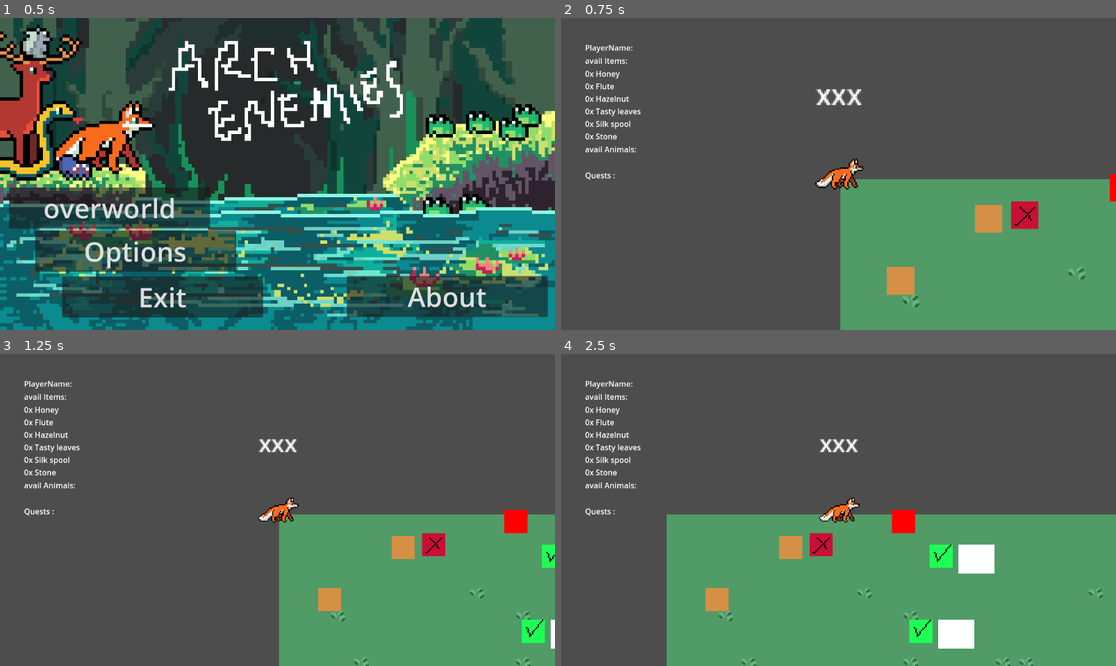
Above: before the commit, frames 1-4 (two rows, left to right).
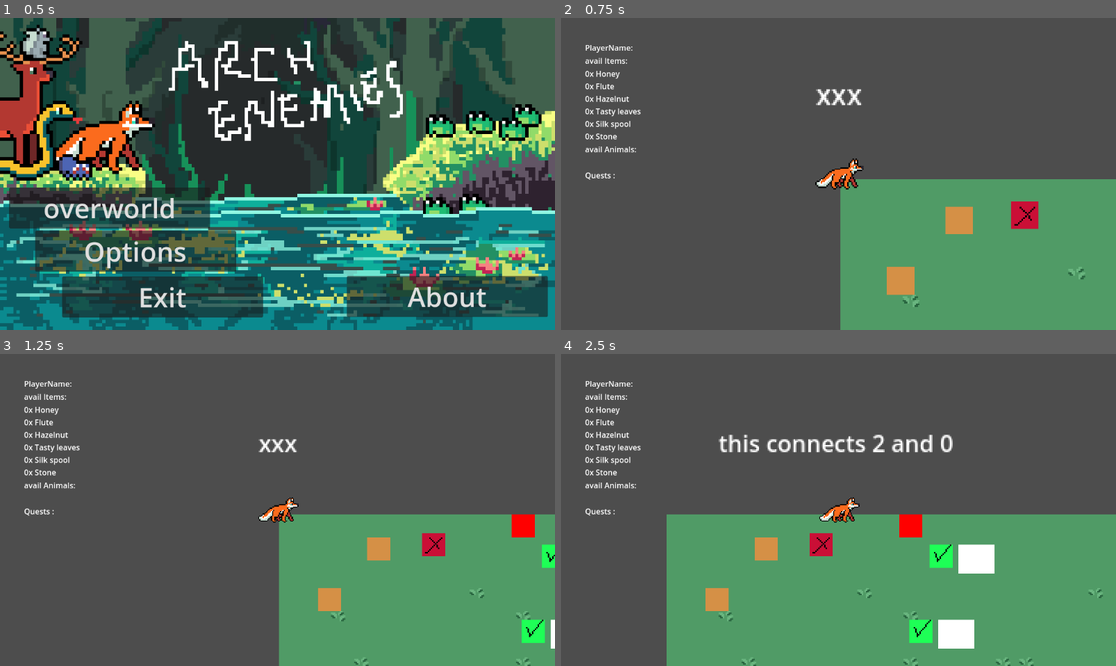
Above: after the commit, the same moments.

Repository: mango-gremlin/arch-enemies
Game: Godot game, scene res://overworld/ui/main_menu/main_menu.tscn
Two runs of this game, one before a commit and one after it. Both use one fixed random seed, a clock stepped at 60 frames per second and the inputs below.
Inputs (mouse positions are in pixels of both pictures, inside the frame that each line leads up to):
- Up to frame 1 (0.5 s): no input
- Up to frame 2 (0.75 s): click "overworld" at 0.5 s
- Up to frame 3 (1.25 s): no input
- Up to frame 4 (2.5 s): tap Enter at 1.25 s; move the mouse to (960, 494) at 1.27 s; hold D (move_right) from 1.28 s (still down); tap E (interact_overworld) at 1.35, 2.3 s; tap Space (jump) at 1.52, 2.27 s; move the mouse to (727, 525) at 2.02 s; click (727, 525) at 2.1 s

Frame 1 is identical in both runs. In frame 2, 1.0% of the frame differs, in the area x 69-100%, y 49-70%; in frame 3, 0.9%; in frame 4, 2.0%, in the area x 28-71%, y 25-67%.
Error before the commit: Trying to assign value of type 'Object' to a variable of type 'Dictionary'. (res://overworld/entities/Player/Player.gd:103)

Commit message:
refactor npc interaction, add passability, visualization of bridges

Diff:
--- a/Arch-enemies/overworld/entities/Player/Player.gd
+++ b/Arch-enemies/overworld/entities/Player/Player.gd
@@ -9,7 +9,7 @@
 # -- / default values for visualization
 
 @export var SPEED = 100
-@export var zoomlevel:Vector2 = Vector2(1,1)
+@onready var zoomlevel:Vector2 = SingletonPlayer.get_player_zoom()
 @onready var anim:AnimatedSprite2D = $AnimatedSprite2D
 
 # --- /
@@ -17,7 +17,7 @@
 
 # Array to hold the players useable items
 # FIXME --> singleton conversion!
-@onready var inventory:Dictionary = Item.init_items()
+#@onready var inventory:Dictionary = Item.init_items()
 
 # collects all interactions that we currently have
 # Queue-like structure
@@ -35,7 +35,6 @@
 	player_movement(delta)
 	# checking for interaction in world
 	check_input()
-
 
 func player_movement(delta):
 	# disallow movement when in dialogue
@@ -83,53 +82,53 @@
 
 		# query result from obtained interation
 		var obtained_interaction: Interactable.InteractionValue = active_interaction.interact_with_area()
+		var interaction_data:Dictionary = obtained_interaction.valueDictionary
 		match obtained_interaction.type:
 			Interactable.InteractionType.BRIDGE:
+				# upon interaction with a bridge:
+				# check the following:
+				# solved already?
+				#	true  -> dont do anything
+				# 	false -> display information and allow to play game too
 				print("entering bridge game")
+				# FIXME debugging until interaction works accordingly
+				print("value from interaction")
+				print(interaction_data["text"])
+				print(interaction_data["issolved"])
+				if interaction_data["issolved"]:
+					set_interactionLabel("Was solved already")
+				else:
+					set_interactionLabel(interaction_data["text"])
+
+				var bridge_edge:SingletonPlayer.BridgeEdge = interaction_data["bridge_edge"]
+				# FIXME map BridgeEdge data to given level accordingly
+				#enter_bridge_scene(bridge_id)
 			Interactable.InteractionType.ITEM:
 				print("obtained item")
+				set_interactionLabel(interaction_data["text"])
+				SingletonPlayer.add_to_inventory(interaction_data["item"])
+				#add_to_inventory(active_interaction.interact_value)
+				# adding to inventory!
 			Interactable.InteractionType.NPC:
 				print("interacting with npc")
+				# entering dialogue, disable movement
+				SingletonPlayer.enter_dialogue(interaction_data["npc_id"])
+
+				set_interactionLabel(interaction_data["dialogue"])
+				# FIXME should be easier when done with separate **dialogue system**
+				var reward_type:NPC_interaction.QuestReward = interaction_data["reward_type"]
+				var received_reward = interaction_data["reward"]
+				match reward_type:
+					NPC_interaction.QuestReward.ANIMAL:
+						# adding animal to inventory of player
+						SingletonPlayer.add_to_animal_inventory(received_reward)
+					NPC_interaction.QuestReward.ITEM:
+						SingletonPlayer.add_to_inventory(received_reward)
+
 			Interactable.InteractionType.DEBUG:
 				print("debug")
 			_:
 				return
-		# we will match again a certain type
-		match active_interaction.interact_type:
-			Interactable.InteractionType.BRIDGE:
-				print("entering bridge game")
-				# drawing ID from Bridge-Interaction
-				# FIXME maybe we should instead use a standardized interaction type?
-				var resulting_dict: Dictionary = active_interaction.interact_with_area()
-
-				print(resulting_dict["id"])
-				set_interactionLabel(resulting_dict["description"])
-				#enter_bridge_scene(bridge_id)
-			Interactable.InteractionType.ITEM:
-				print("found an item")
-				var resulting_dict: Dictionary = active_interaction.interact_with_area()
-				set_interactionLabel(resulting_dict["dialogue"])
-				add_to_inventory(resulting_dict["item"])
-				#add_to_inventory(active_interaction.interact_value)
-				# adding to inventory!
-			Interactable.InteractionType.NPC:
-				print("npc interaction")
-
-				var resulting_dict: Dictionary = active_interaction.interact_with_area()
-
-				# entering dialogue, disable movement
-				SingletonPlayer.enter_dialogue(resulting_dict["npc_id"])
-
-				set_interactionLabel(resulting_dict["dialogue"])
-				# FIXME requires enum "QUEST" to match against!
-				# FIXME should be easier when done with separate **dialogue system**
-				add_to_inventory(resulting_dict["value"])
-			Interactable.InteractionType.DEBUG:
-				print("debug interaction")
-				pass
-
-			_: #default
-				pass
 
 
 # checks against definde inputs, takes action if action was registered
@@ -150,38 +149,26 @@
 
 # replaces inventory with given Array of items
 # FIXME --> Singleton Conversion
-func set_inventory(new_inventory:Dictionary):
-	inventory = new_inventory
-	updated_inventory.emit(inventory)
+#func set_inventory(new_inventory:Dictionary):
+#	inventory = new_inventory
+#	updated_inventory.emit(inventory)
 
 
 # takes new item and updates amount stored in inventory
 # if ItemType is "None" nothing will be changed
 # FIXME --> Singleton Conversion
-func add_to_inventory(new_item:Item):
-	if new_item.item_type != Item.ItemType.NONE:
-		# we can verify that every item is constantly available!
-		var selected_item = inventory[new_item.item_type]
-		selected_item.increase_amount()
-		# emit signal to update Ui
-		updated_inventory.emit(inventory)
+#func add_to_inventory(new_item:Item):
+#	if new_item.item_type != Item.ItemType.NONE:
+#		# we can verify that every item is constantly available!
+#		var selected_item = inventory[new_item.item_type]
+#		selected_item.increase_amount()
+#		# emit signal to update Ui
+#		updated_inventory.emit(inventory)
 	# --> no item was received
 
 # checks whether requested item is contained
 # returns true if it was and decreases amount by one
 # returns false otherwise
-# FIXME --> Singleton Conversion
-func request_item(requested_item:Item) -> bool:
-	if inventory.has(requested_item.item_type):
-		var item_instance:Item = inventory[requested_item.item_type]
-
-		if item_instance.obtain_amount() >= 1:
-			item_instance.set_amount(item_instance.obtain_amount() - 1)
-			return true
-
-	return false
-
-
 
 # ----
 # scene change management
@@ -193,8 +180,12 @@
 	# TODO
 	get_tree().change_scene_to_file("res://overworld/ui/menu/menu/pause_menu.tscn")
 
-func enter_bridge_scene(bridge_id):
-	print("entering bridge game", bridge_id)
+# TODO Outdated --> we dont have bridge_ids anymore
+func enter_bridge_scene(bridgeEdge:SingletonPlayer.BridgeEdge):
+	var bridge_start:int = bridgeEdge.start_id
+	var bridge_dest:int = bridgeEdge.dest_id
+
+	print("entering bridge game from ", bridge_start, " to ", bridge_dest )
 	exit_overworld()
 	# TODO search for bridgeGame with correct id!
 	# load it afterwards
@@ -204,6 +195,8 @@
 
 # prepare player to leave overworld, store its state
 func exit_overworld():
+	# FIXME with SINGLETON conversion
+	# -> only requires saving position of player for the given time
 	print("save user position")
 	save_player()
 
@@ -213,14 +206,15 @@
 
 func save_player():
 	print("save user position")
+	SingletonPlayer.set_player_coord(position)
 	saved_player.emit()
 
 # TODO --> Singleton conversion!
 func save_state():
 	var json_inventory = []
-
-	for item in inventory:
-		var selected_item = inventory[item]
+	var item_inventory = SingletonPlayer.item_inventory
+	for item in item_inventory:
+		var selected_item = item_inventory[item]
 		var item_dictionary = selected_item.to_json()
 
 		var item_amount = selected_item.obtain_amount()
--- a/Arch-enemies/overworld/entities/interaction_overworld/bridge_interaction.gd
+++ b/Arch-enemies/overworld/entities/interaction_overworld/bridge_interaction.gd
@@ -4,7 +4,7 @@
 # -- /
 # -- | base properties for bridge instance
 var interaction_type: Interactable.InteractionType = Interactable.InteractionType.BRIDGE
-
+@export var bridge_reward:NPC_interaction.QuestReward
 
 # denotes id of bridge-level this will be linked to
 @export var start_island_id:int
@@ -36,6 +36,7 @@
 	bridge_edge = SingletonPlayer.BridgeEdge.new()
 	bridge_edge.dest_id = dest_island_id
 	bridge_edge.start_id = start_island_id
+	set_passability()
 	visualize_status()
 
 
@@ -73,3 +74,10 @@
 		referenced_rect.texture = new_texture
 		var referenced_bridge_parts = $bridge_parts
 		referenced_bridge_parts.visible = true
+
+# sets collision of static_body attached
+func set_passability():
+	# FIXME no perfect referecne
+	# however we are enforcing this structure with every bridge_interaction
+	var referenced_bridge_shape:CollisionShape2D = $bridge_collision_shape/bridge_collision
+	referenced_bridge_shape.disabled = is_solved()
--- a/Arch-enemies/overworld/entities/interaction_overworld/interactionspot.gd
+++ b/Arch-enemies/overworld/entities/interaction_overworld/interactionspot.gd
@@ -59,17 +59,14 @@
 # handles interaction with bridge, by returning
 # edge and description of selected bridge
 func interact_bridge() -> InteractionValue:
-# upon interaction with a bridge:
-# check the following:
-# solved already?
-#	true  -> dont do anything
-# 	false -> display information and allow to play game too
 # gathering information to return
 	var received_bridge_edge:SingletonPlayer.BridgeEdge = parent_node.obtain_bridge_edge()
-	var received_description = parent_node.obtain_description()
+	var received_description:String = parent_node.obtain_description()
+	var received_bridge_status:bool = parent_node.is_solved()
 	var queried_values:Dictionary = {
 		"bridge_edge" : received_bridge_edge,
 		"text" : received_description,
+		"issolved" : received_bridge_status
 	}
 	var interaction_result:InteractionValue = InteractionValue.new(InteractionType.BRIDGE, queried_values)
 	return interaction_result
@@ -98,11 +95,14 @@
 	# only useful when we have an item-reward!
 	# contains value retrieved from querying status
 	var received_reward = parent_node.request_reward()
+	var reward_type = parent_node.obtain_reward_type()
 
 	var interaction_dict:Dictionary = {
+		"npc_id":received_id,
 		"dialogue":dialogue_string,
 		"reward":received_reward,
-		"npc_id":received_id
+		"reward_type": reward_type
+
 		}
 	var interaction:InteractionValue = InteractionValue.new(InteractionType.NPC, interaction_dict)
 	return interaction
--- a/Arch-enemies/overworld/entities/interaction_overworld/npc_interaction.gd
+++ b/Arch-enemies/overworld/entities/interaction_overworld/npc_interaction.gd
@@ -1,11 +1,11 @@
 extends Node2D
 
-class_name NPC_interaction
+#class_name NPC_interaction
 # --- /
 # -- /
 # -- | base properties for npc instance
 
-# -- /
+# -- / FIXME REMOVE BECAUSE STORED IN NPC NOW !
 # NPC can be flagged
 # -> interaction with another npc required to obtain this one
 # -> item required to obtain this one
@@ -15,6 +15,7 @@
 	DEER,
 	SQUIRREL,
 	SPIDER,
+	NONE
 	#FOX.
 	# possibly more
 }
@@ -41,11 +42,11 @@
 @export var npc_id:int = 0
 # string denoting what is shown upon interaction with bridge
 @export var npc_name: String
-@export var npc_type:AnimalType # type animal
-@export var has_quest:Quest
+@export var npc_type:NPC_interaction.AnimalType
+@export var has_quest:NPC_interaction.Quest
 
 # should not be set in case reward is of type NPC
-@export var quest_reward:QuestReward
+@export var quest_reward:NPC_interaction.QuestReward
 @export var reward_item:Item.ItemType
 
 # --- /
@@ -100,6 +101,10 @@
 # returns ncp id
 func obtain_id() -> int:
 	return npc_id
+
+# returns rewardType
+func obtain_reward_type() -> NPC_interaction.QuestReward:
+	return quest_reward
 
 # returns npc name
 func obtain_name() -> String:
--- a/Arch-enemies/overworld/main_scene_overworld.tscn
+++ b/Arch-enemies/overworld/main_scene_overworld.tscn
@@ -7,6 +7,9 @@
 [ext_resource type="PackedScene" uid="uid://bj3a1sw80l6wj" path="res://overworld/entities/interaction_overworld/item_interaction.tscn" id="6_66i44"]
 [ext_resource type="PackedScene" uid="uid://5llfgi2ysvie" path="res://overworld/entities/interaction_overworld/bridge_interaction.tscn" id="6_iairi"]
 [ext_resource type="PackedScene" uid="uid://drn1loe1wknbq" path="res://overworld/entities/interaction_overworld/npc_interaction.tscn" id="7_33ud0"]
+
+[sub_resource type="RectangleShape2D" id="RectangleShape2D_25akq"]
+size = Vector2(36, 20)
 
 [node name="maingame" type="Node"]
 script = ExtResource("1_pwtu4")
@@ -31,6 +34,12 @@
 offset_right = 37.0
 offset_bottom = 13.0
 
+[node name="bridge_collision_shape" type="StaticBody2D" parent="bridge_interaction"]
+
+[node name="bridge_collision" type="CollisionShape2D" parent="bridge_interaction/bridge_collision_shape"]
+position = Vector2(25, 1)
+shape = SubResource("RectangleShape2D_25akq")
+
 [node name="bridge_interaction2" parent="." instance=ExtResource("6_iairi")]
 position = Vector2(176, 80)
 bridge_description = "connects from 0 to 0"
@@ -44,6 +53,12 @@
 offset_right = 37.0
 offset_bottom = 13.0
 
+[node name="bridge_collision_shape" type="StaticBody2D" parent="bridge_interaction2"]
+
+[node name="bridge_collision" type="CollisionShape2D" parent="bridge_interaction2/bridge_collision_shape"]
+position = Vector2(25, 1)
+shape = SubResource("RectangleShape2D_25akq")
+
 [node name="item_interaction" parent="." instance=ExtResource("6_66i44")]
 position = Vector2(378, 113)
 item_type = 2
@@ -51,13 +66,13 @@
 item_dialogue_failure = "no item found"
 
 [node name="item_interaction2" parent="." instance=ExtResource("6_66i44")]
-position = Vector2(164, 5)
+position = Vector2(169, 8)
 item_type = 3
 item_dialogue_success = "item? "
 item_dialogue_failure = "item :("
 
 [node name="NpcInteraction" parent="." instance=ExtResource("7_33ud0")]
-position = Vector2(86, 23)
+position = Vector2(69, 24)
 npc_name = "Rubert"
 npc_type = 1
 has_quest = 3
@@ -86,5 +101,11 @@
 offset_right = 37.0
 offset_bottom = 13.0
 
+[node name="bridge_collision_shape" type="StaticBody2D" parent="bridge_interaction3"]
+
+[node name="bridge_collision" type="CollisionShape2D" parent="bridge_interaction3/bridge_collision_shape"]
+position = Vector2(25, 1)
+shape = SubResource("RectangleShape2D_25akq")
+
 [connection signal="saved_player" from="Player" to="." method="_on_player_saved_player"]
 [connection signal="updated_inventory" from="Player" to="overworld_ui" method="_on_player_updated_inventory"]
--- /dev/null
+++ b/Arch-enemies/overworld/scripts/Npc.gd
@@ -0,0 +1,57 @@
+extends Node
+
+# --- /
+# -- / file representing NPC within game
+#
+#
+
+# making internal types accessible within environment
+class_name NPC_interaction
+
+
+# -- /
+# NPC can be flagged
+# -> interaction with another npc required to obtain this one
+# -> item required to obtain this one
+# -> build a certain bridge ( or the itme behind it )
+enum AnimalType{
+	SNAKE,
+	DEER,
+	SQUIRREL,
+	SPIDER,
+	NONE
+	#FOX.
+	# possibly more
+}
+
+# denotes Quest-Type of NPC
+enum Quest{
+	ITEM,
+	BRIDGE,
+	NPC,
+	NONE,
+}
+
+# denotes which type of quest-reward is obtained
+# after solving npcs quest
+enum QuestReward{
+	ITEM,
+	ANIMAL,
+	NONE
+}
+
+
+# --- /
+# -- / Class Definition
+
+# --- /
+# -- / base properties
+
+var npc_name:String
+var npc_id:int
+
+
+# --- /
+# -- / class constructor
+func _init(name,id,linked_dialogue):
+	pass
--- a/Arch-enemies/overworld/scripts/save_management.gd
+++ b/Arch-enemies/overworld/scripts/save_management.gd
@@ -51,7 +51,8 @@
 			player_object.position = Vector2(position_x, position_y)
 
 			var new_inventory: Dictionary = generate_inventory(node_data["inventory"])
-			player_object.set_inventory(new_inventory)
+			SingletonPlayer.set_item_inventory(new_inventory)
+			#player_object.set_inventory(new_inventory)
 
 
 
--- a/Arch-enemies/overworld/ui/overworld_ui/overworld_ui.gd
+++ b/Arch-enemies/overworld/ui/overworld_ui/overworld_ui.gd
@@ -7,6 +7,8 @@
 @onready var animal_list_label = $Control/MarginContainer/VBoxContainer/HBoxContainer4/VBoxContainer/animal_list
 @onready var quest_list_label = $Control/MarginContainer/VBoxContainer/HBoxContainer5/VBoxContainer/quest_list
 
+# FIXME remove internal representation
+# --> We only need one reference to the actual dictionary containing the information
 var player_inventory:Dictionary = {}:
 	set(newDict):
 		# if a new array was given, we update its value, also the label
@@ -30,6 +32,8 @@
 # Called when the node enters the scene tree for the first time.
 func _ready():
 
+	# set current inventory
+	_on_player_updated_inventory(SingletonPlayer.item_inventory)
 	# initialize ui
 	_update_inventory_label()
 
--- a/Arch-enemies/singleton_scripts/singleton_player.gd
+++ b/Arch-enemies/singleton_scripts/singleton_player.gd
@@ -10,14 +10,24 @@
 # -- / Player management
 
 @onready var player_coordinate:Vector2 = Vector2.ZERO
+@onready var zoomlevel:Vector2 = Vector2(1,1)
+
+func get_player_coord() -> Vector2:
+	return player_coordinate
 
 func set_player_coord(new_coordinate:Vector2):
 	player_coordinate = new_coordinate
 
+
+func get_player_zoom() -> Vector2:
+	return zoomlevel
+
 # --- /
-# -- / Item management
+# -- / Item / Inventory management
 
-@onready var inventory:Dictionary = Item.init_items()
+@onready var item_inventory:Dictionary = Item.init_items()
+# FIXME
+@onready var animal_inventory:Dictionary = {}
 
 
 # takes new item and updates amount stored in inventory
@@ -25,18 +35,21 @@
 func add_to_inventory(new_item:Item.ItemType):
 	if new_item != Item.ItemType.NONE:
 		# we can verify that every item is constantly available!
-		var selected_item = inventory[new_item]
+		var selected_item = item_inventory[new_item]
 		selected_item.increase_amount()
 		# emit signal to update Ui
 		#updated_inventory.emit(inventory)
 	# --> no item was received
 
+func set_item_inventory(new_inventory:Dictionary):
+	item_inventory = new_inventory
+
 # checks whether requested item is contained
 # returns true if it was and decreases amount by one
 # returns false otherwise
 func request_item(requested_item:Item.ItemType) -> bool:
-	if inventory.has(requested_item):
-		var item_instance:Item = inventory[requested_item]
+	if item_inventory.has(requested_item):
+		var item_instance:Item = item_inventory[requested_item]
 
 		if item_instance.obtain_amount() >= 1:
 			item_instance.set_amount(item_instance.obtain_amount() - 1)
@@ -44,6 +57,11 @@
 
 	return false
 
+func add_to_animal_inventory(new_animal:NPC_interaction.AnimalType):
+	if new_animal != NPC_interaction.AnimalType.NONE:
+		# valid entry given
+		var selected_animal = animal_inventory[new_animal]
+		selected_animal.increase_amount
 
 
 # --- /
Not shown: 1 places in Arch-enemies/overworld/main_scene_overworld.tscn that only renumber resources
